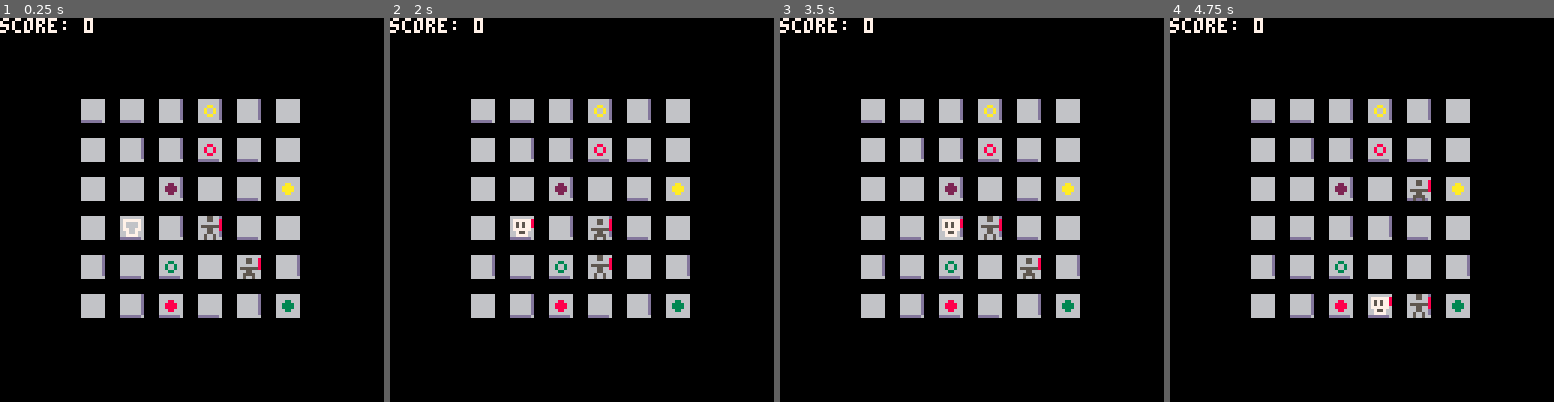
Above: before the commit, frames 1-4 (left to right).
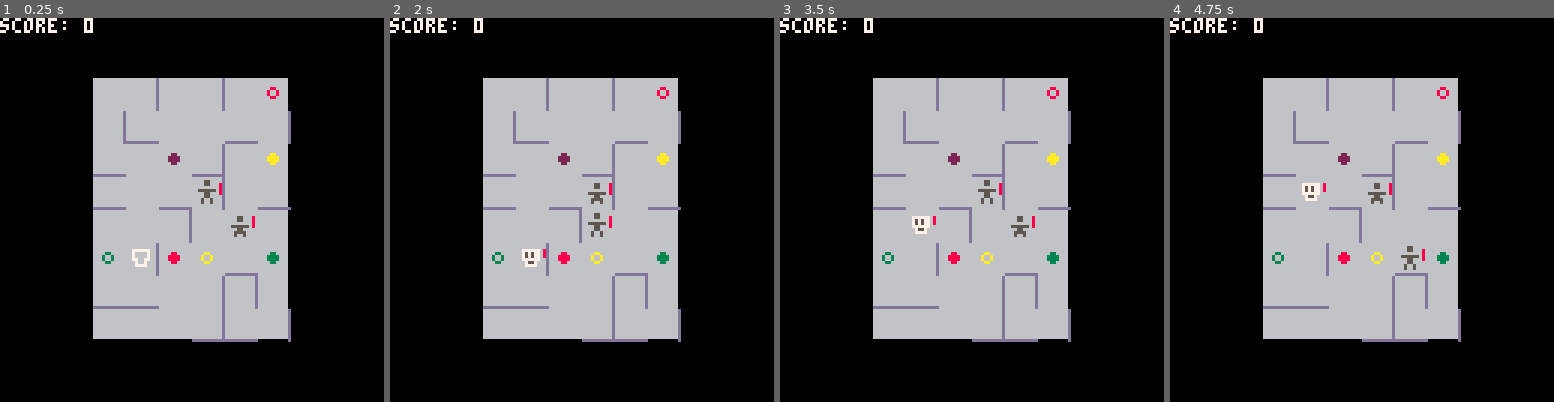
Above: after the commit, the same moments.

Repository: taylordolan/grid-folks
Game: PICO-8 cartridge grid_folks.p8
The game is run twice, just before and just after one commit, with the same random seed, the same clock (stepped at 60 frames per second) and the same inputs.
Inputs:
- Up to frame 1 (0.25 s): no input
- Up to frame 2 (2 s): tap X (X key) at 1.07 s; hold Left from 1.97 s (still down)
- Up to frame 3 (3.5 s): tap X (X key) every 0.33 s from 2.07 to 3.4 s; release Left at 2.37 s; hold Down 2.42-2.82 s; hold Right from 2.87 s (still down)
- Up to frame 4 (4.75 s): release Right at 3.53 s; hold Up 3.58-4.08 s; tap X (X key) every 0.33 s from 3.73 to 4.73 s; hold Right 4.13-4.53 s; hold Down from 4.58 s (still down)

The runs differ from the first frame. In frame 1, 28% of the frame differs, in the area x 21-79%, y 15-85%; in frame 2, 28%; in frame 3, 28%; in frame 4, 28%.

Commit message:
finish adding padding for tiles

Diff:
--- a/grid_folks.p8
+++ b/grid_folks.p8
@@ -35,7 +35,7 @@
 function _init()
 
 	-- board size
-	rows = 6
+	rows = 8
 	cols = 6
 
 	-- 2d array for the board
@@ -166,40 +166,62 @@
   -- clear the screen
 	cls()
 
+  local screen_size = 128
+  local sprite_size = 8
+  local margin = 3
+  local margin_offset = flr(margin / 2)
+
+  local total_sprites_width = sprite_size * cols
+  local total_margins_width = margin * (cols - 1)
+  local total_map_width = total_sprites_width + total_margins_width
+
+  local total_sprites_height = sprite_size * rows
+  local total_margins_height = margin * (rows - 1)
+  local total_map_height = total_sprites_height + total_margins_height
+
+  local padding_left = flr((screen_size - total_map_width) / 2)
+  local padding_top = flr((screen_size - total_map_height) / 2)
+
+  local rect_origin = {padding_left - margin_offset, padding_top - margin_offset}
+  local rect_opposite = {padding_left + total_map_width - 1 + margin_offset, padding_top + total_map_height - 1 + margin_offset}
+  local floor_color = 6
+  local wall_color = 13
+
+  -- draw the floor
+  rectfill(rect_origin[1], rect_origin[2], rect_opposite[1], rect_opposite[2], floor_color)
+
   print("score: " ..score, 0, 0, 7)
 
 	for x = 1, cols do
 		for y = 1, rows do
 
-      local screen_size = 128
-      local sprite_size = 8
-      local margin = 5
-
-      local total_sprites_width = sprite_size * cols
-      local total_margins_width = margin * (cols - 1)
-      local total_map_width = total_sprites_width + total_margins_width
-
-      local total_sprites_height = sprite_size * rows
-      local total_margins_height = margin * (rows - 1)
-      local total_map_height = total_sprites_height + total_margins_height
-
-      local padding_left = flr((screen_size - total_map_width) / 2)
-      local padding_top = flr((screen_size - total_map_height) / 2)
-
 			local x_position = (x - 1) * sprite_size + (x - 1) * margin + padding_left
 			local y_position = (y - 1) * sprite_size + (y - 1) * margin + padding_top
 
-			-- draw a floor sprite
-			spr(sprites.floor, x_position, y_position)
 			-- draw the sprite for everything at the current position
 			if #board[x][y] > 0 then
 				for next in all(board[x][y]) do
-          local sprite = next.sprite
-					spr(sprite, x_position, y_position)
-          -- show health bar for things with health
-          if (next.health) then
-            for i = 1, next.health do
-              pset(x_position + 7, y_position + i, 8)
+
+          if next.type == "wall_right" then
+            local x1 = x_position + sprite_size + margin_offset
+            local y1 = y_position - margin_offset
+            local x2 = x_position + sprite_size + margin_offset
+            local y2 = y_position + sprite_size + margin_offset
+            rectfill(x1, y1, x2, y2, wall_color)
+          elseif next.type == "wall_down" then
+            local x1 = x_position - margin_offset
+            local y1 = y_position + sprite_size + margin_offset
+            local x2 = x_position + sprite_size + margin_offset
+            local y2 = y_position + sprite_size + margin_offset
+            rectfill(x1, y1, x2, y2, wall_color)
+          else
+            local sprite = next.sprite
+            spr(sprite, x_position, y_position)
+            -- show health bar for things with health
+            if (next.health) then
+              for i = 1, next.health do
+                pset(x_position + 8, y_position + i, 8)
+              end
             end
           end
 				end
